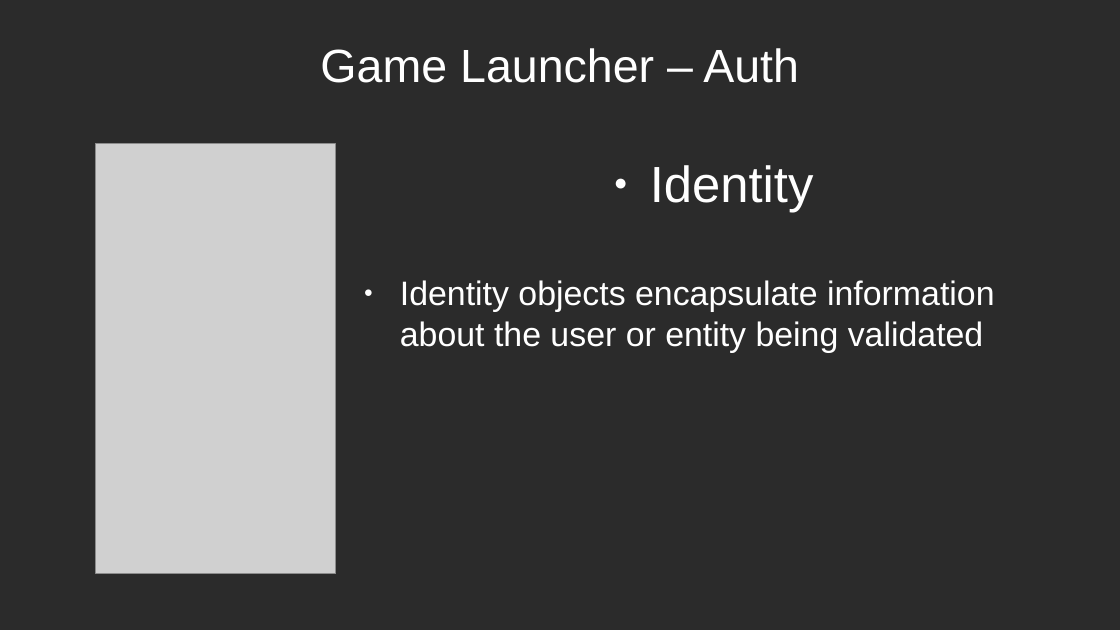
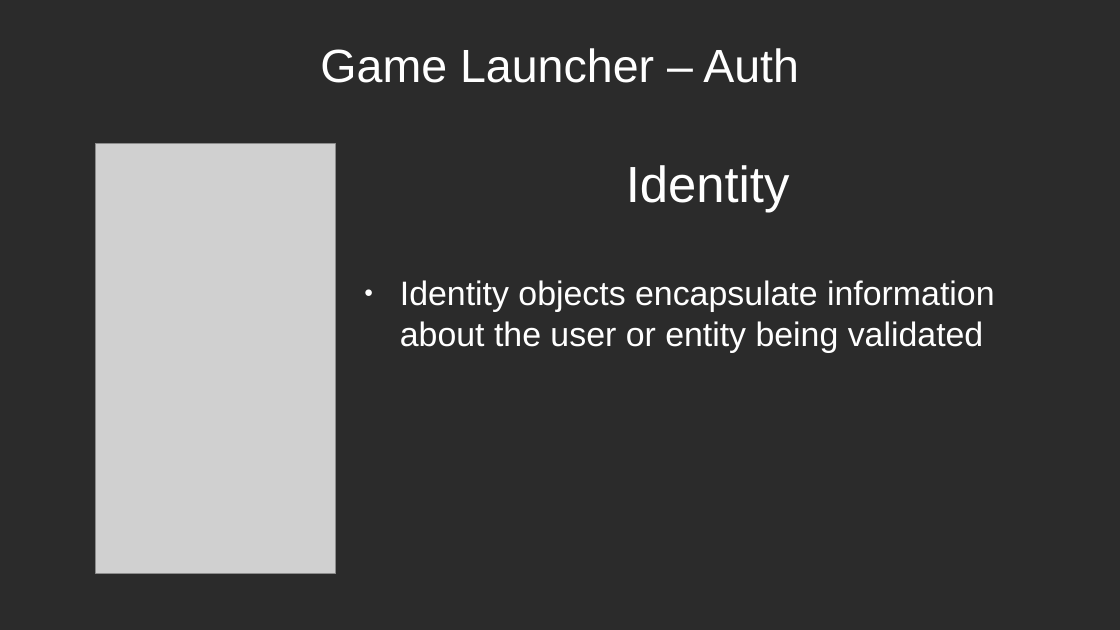
Before and after one commit to itzwolly/CardGameX, a slide deck: slide 5 of Presentation/Presentation_week-5-6-7.pptx. Drawn at 1120x630 pixels with LibreOffice and Linux fonts; fonts in the diff are those of the drawing; grey boxes stand for pictures; background and template pictures are left out; a plain dark background stands for a picture behind light text. Boxes give left, top, right and bottom in pixels: in the first picture for what was removed or moved away, otherwise in the second. Text is boxed around its words. In the diff, an @@ line names an element or a change of style, - is before the commit and + after.

```diff
--- a/Presentation/Presentation_week-5-6-7.pptx
+++ b/Presentation/Presentation_week-5-6-7.pptx
@@ text "Identity" at (x1=626, y1=165, x2=790, y2=213): bullet ● to none; less space between paragraphs @@
```
Also in this commit, not shown: 6 other slides changed, 4 slides added.
